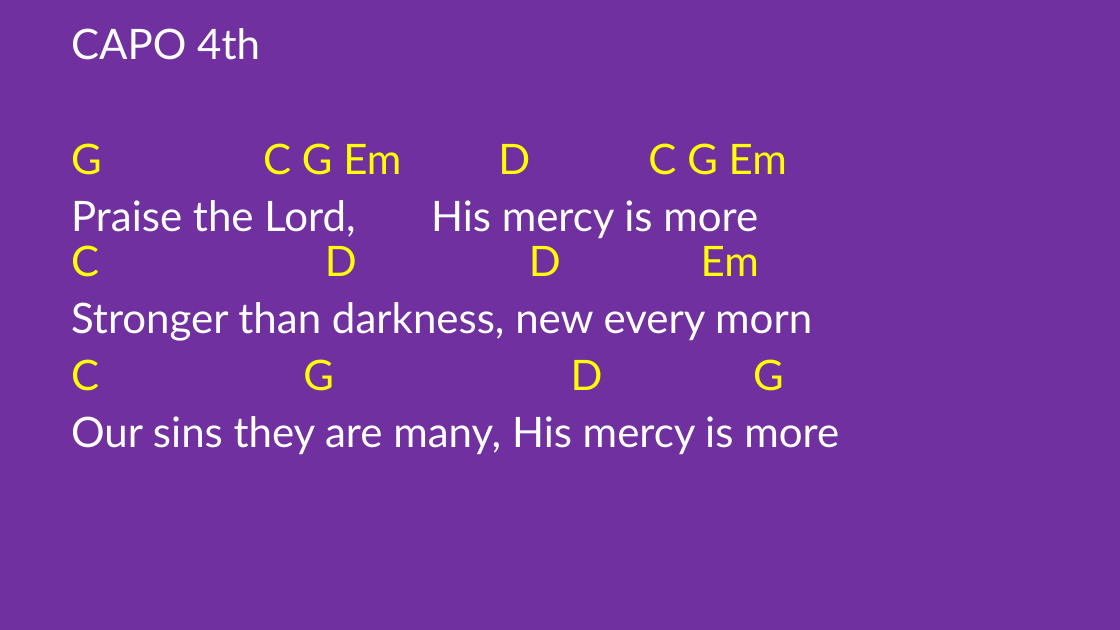
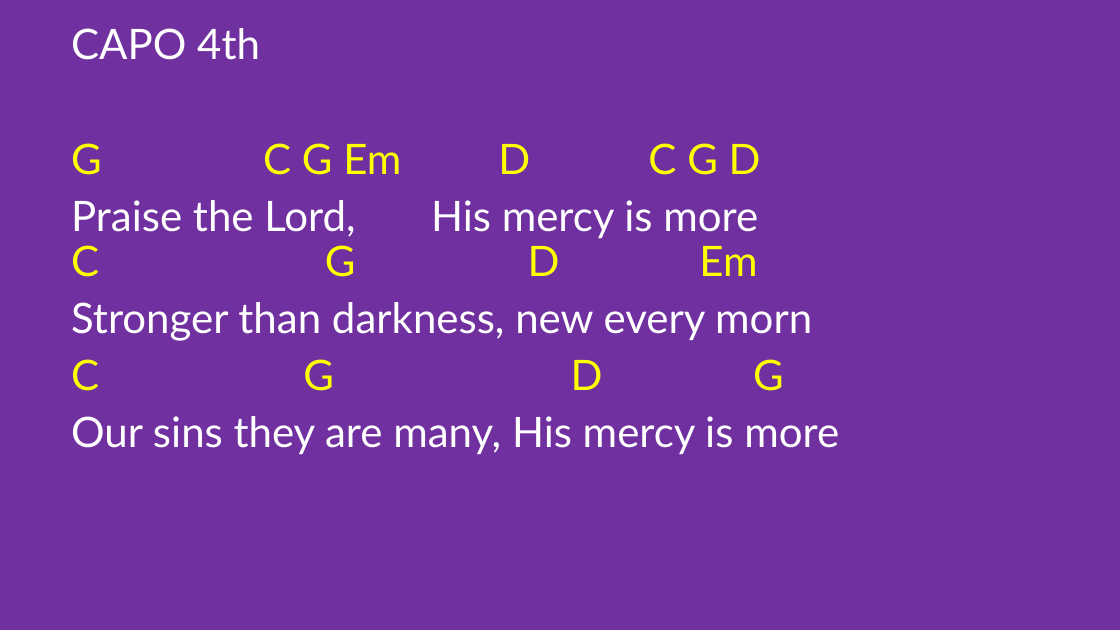
Before and after one commit to kendall412/worship, a slide deck: slide 33 of set/2026-11-15 ECBC-CH.pptx. Drawn at 1120x630 pixels with LibreOffice and Linux fonts; fonts in the diff are those of the drawing. Boxes give left, top, right and bottom in pixels: in the first picture for what was removed or moved away, otherwise in the second. Text is boxed around its words. In the diff, an @@ line names an element or a change of style, - is before the commit and + after.

```diff
--- a/set/2026-11-15 ECBC-CH.pptx
+++ b/set/2026-11-15 ECBC-CH.pptx
@@ subtitle at box(71, 143, 761, 277): text changed @@
-G C G Em D C G Em
-Praise the Lord, His mercy is more
-C D D Em
+G C G Em D C G D
+Praise the Lord, His mercy is more
+C G D Em
```
Also in this commit, not shown: 7 other slides changed, 1 other file.
